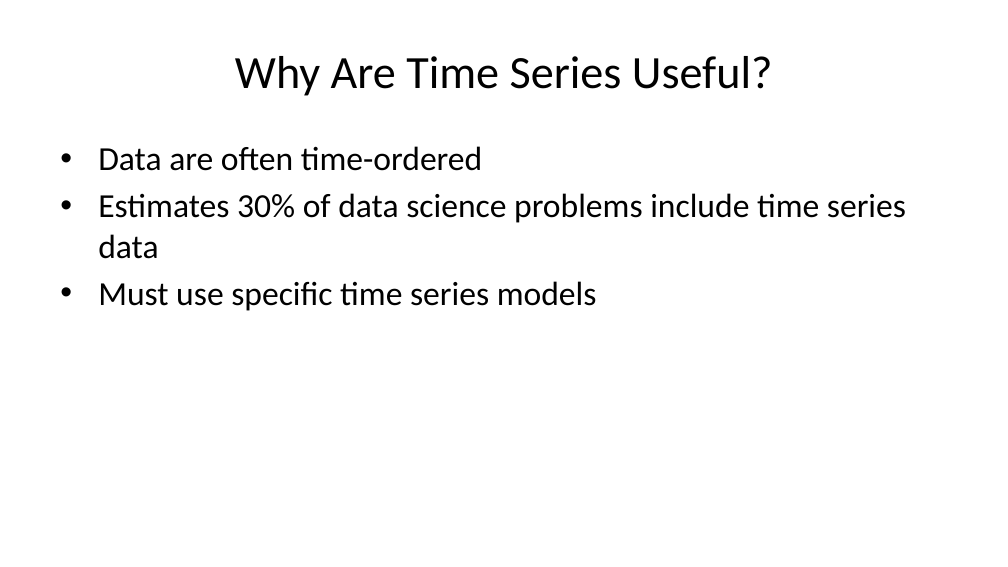
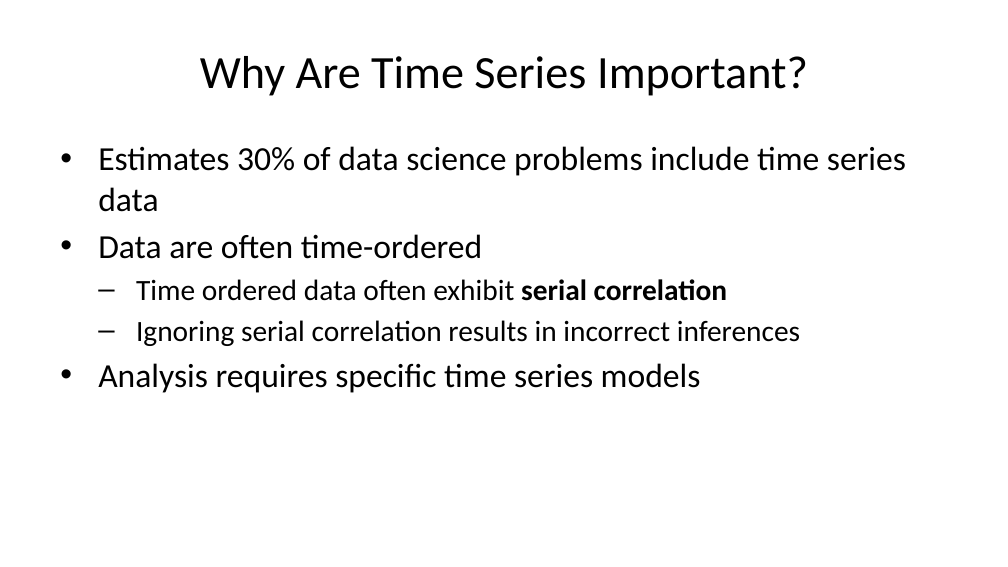
Before and after one commit to StephenElston/CSCI-E-83, a slide deck: slide 2 of LectureSlides/11_IntroductionToTimeSeries.pptx. Drawn at 1008x567 pixels with LibreOffice and Linux fonts; fonts in the diff are those of the drawing. Boxes give left, top, right and bottom in pixels: in the first picture for what was removed or moved away, otherwise in the second. Text is boxed around its words. In the diff, an @@ line names an element or a change of style, - is before the commit and + after.

```diff
--- a/LectureSlides/11_IntroductionToTimeSeries.pptx
+++ b/LectureSlides/11_IntroductionToTimeSeries.pptx
@@ title at bbox=[200, 56, 808, 96]: text changed @@
-Why Are Time Series Useful?
+Why Are Time Series Important?
@@ text at bbox=[98, 146, 906, 212]: paragraph added @@
+• Estimates 30% of data science problems include time series data
@@ text at bbox=[98, 279, 800, 393]: text changed; size 24 to 21 pt @@
-• Estimates 30% of data science problems include time series data
-• Must use specific time series models
+  – Time ordered data often exhibit serial correlation
+  – Ignoring serial correlation results in incorrect inferences
+• Analysis requires specific time series models
```
Also in this commit, not shown: 24 other slides changed, 3 slides added.
